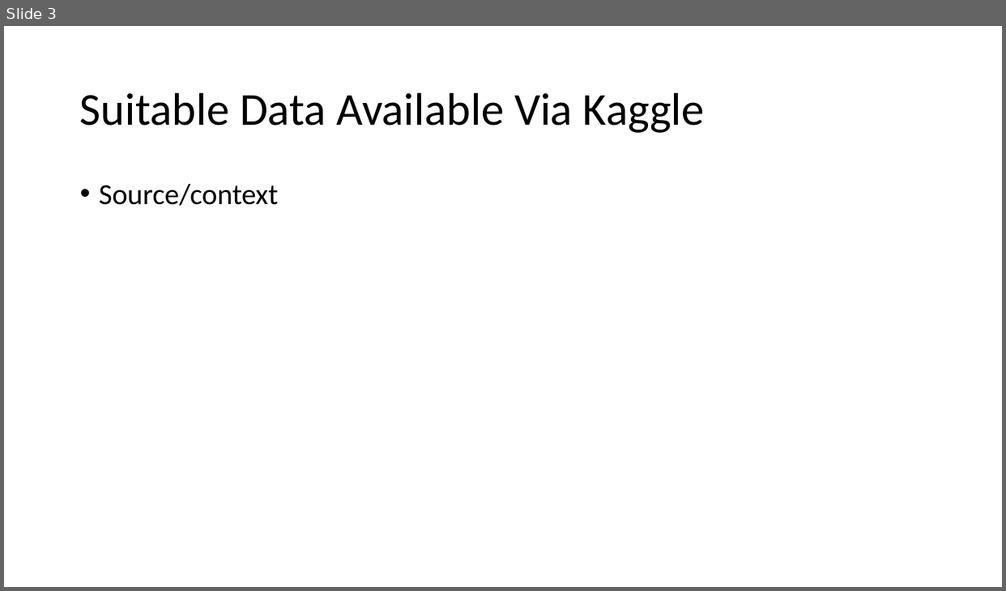
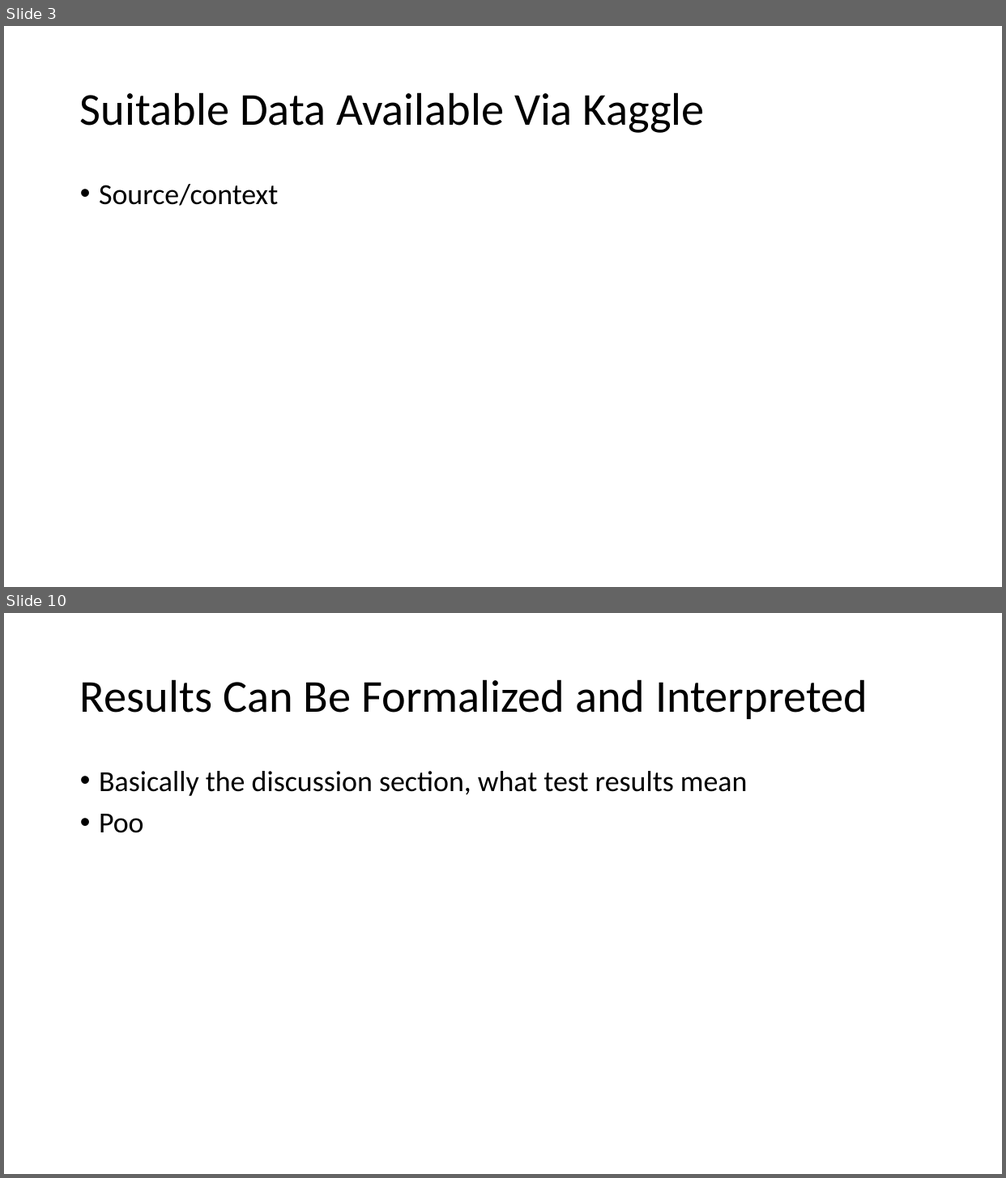
Before and after one commit to MatthewCodes/557_Final_Project, a slide deck: Presentation/Final Presentation.pptx. Shown one above the other, each under a label of ours: slide 3 before the commit, slides 3 and 10 after it; the slides between them are not shown. The pictures are 1006x591 and 1006x1178 pixels, drawn with LibreOffice and Linux fonts; fonts in the diff are those of the drawing. Boxes give left, top, right and bottom in pixels: in the first picture for what was removed or moved away, otherwise in the second. Text is boxed around its words. In the diff, an @@ line names an element or a change of style, - is before the commit and + after.

```diff
--- a/Presentation/Final Presentation.pptx
+++ b/Presentation/Final Presentation.pptx
@@ slide 10 added at box(4, 613, 1002, 1174), background #FFFFFF @@
@@ title added at box(80, 679, 867, 719), 44 pt, text #000000 @@
+Results Can Be Formalized and Interpreted
@@ text added at box(99, 771, 748, 833), 28 pt, text #000000 @@
+• Basically the discussion section, what test results mean
+• Poo
```
Also in this commit, not shown: 2 slides changed, 7 other slides added.
